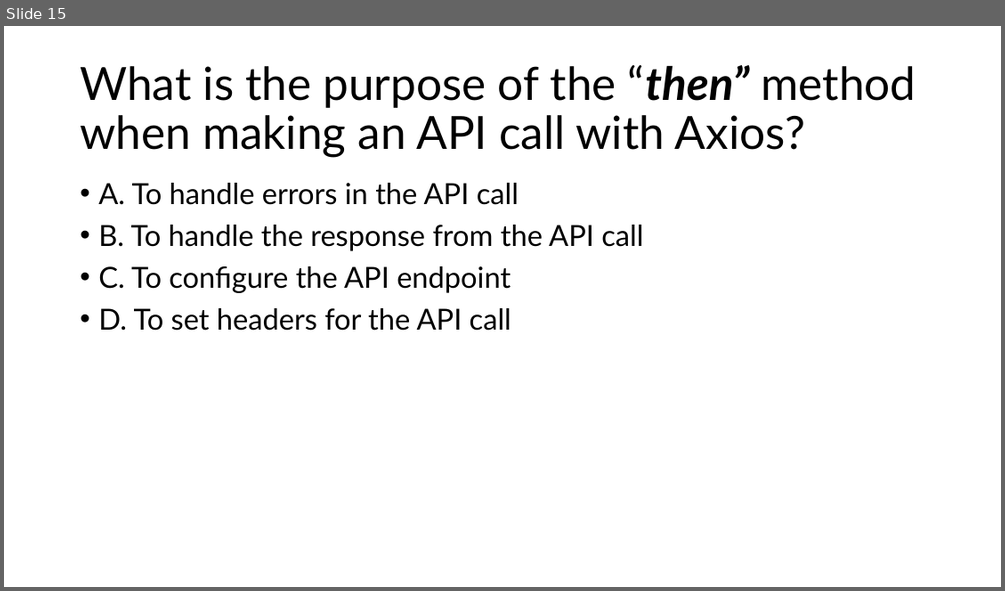
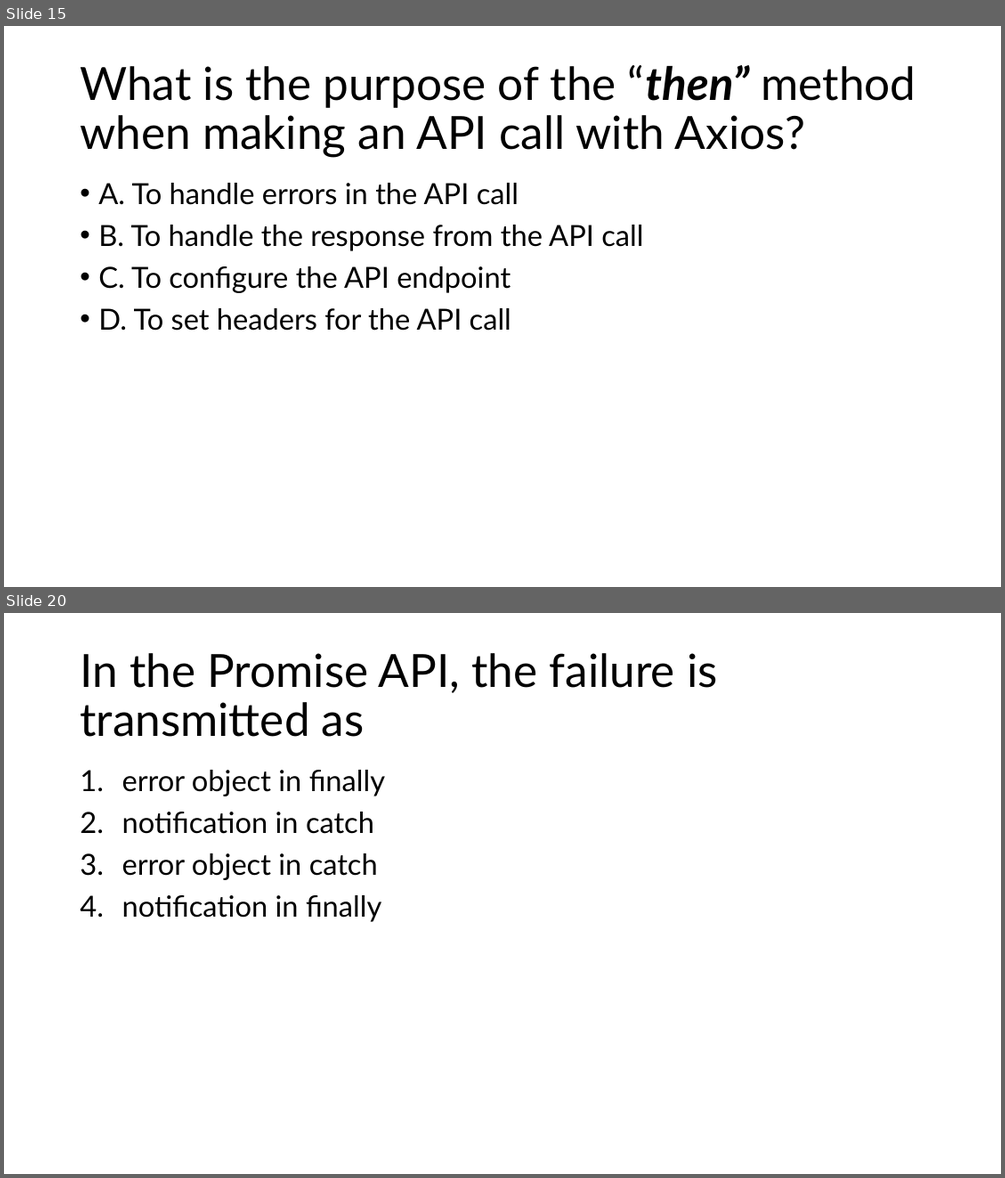
Before and after one commit to aniljos/FS-May-2024, a slide deck: Presentation/MCQ's.pptx. Shown one above the other, each under a label of ours: slide 15 before the commit, slides 15 and 20 after it; the slides between them are not shown. The pictures are 1005x591 and 1005x1178 pixels, drawn with LibreOffice and Linux fonts; fonts in the diff are those of the drawing. Boxes give left, top, right and bottom in pixels: in the first picture for what was removed or moved away, otherwise in the second. Text is boxed around its words. In the diff, an @@ line names an element or a change of style, - is before the commit and + after.

```diff
--- a/Presentation/MCQ's.pptx
+++ b/Presentation/MCQ's.pptx
@@ slide 20 added at [4, 613, 1001, 1174], background #FFFFFF @@
@@ title added at [80, 653, 718, 737], 44 pt, text #000000 @@
+In the Promise API, the failure is transmitted as
@@ text added at [122, 770, 385, 922], 28 pt, text #000000 @@
+1. error object in finally
+2. notification in catch
+3. error object in catch
+4. notification in finally
```
Also in this commit, not shown: 14 other slides added, 10 other files.
